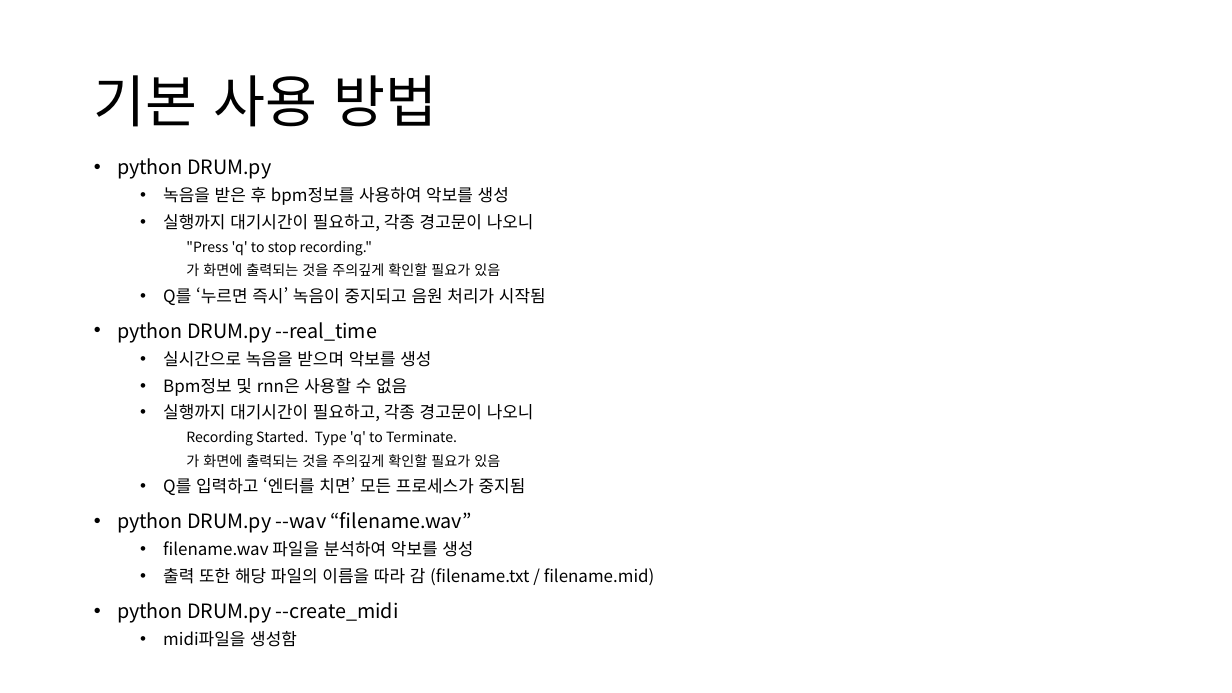
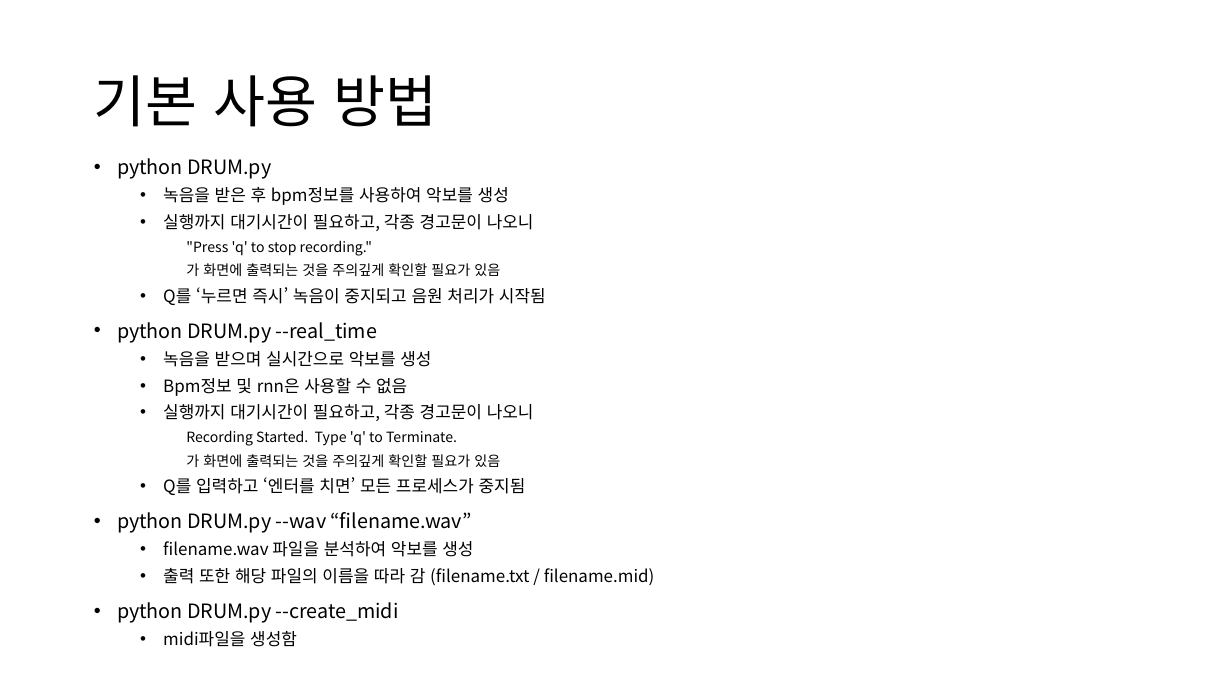
Before and after one commit to cid2rrrr/DRUMMM, a slide deck: slide 5 of 청음지능 인수인계.pptx. Drawn at 1232x693 pixels with LibreOffice and Linux fonts; fonts in the diff are those of the drawing. Boxes give left, top, right and bottom in pixels: in the first picture for what was removed or moved away, otherwise in the second. Text is boxed around its words. In the diff, an @@ line names an element or a change of style, - is before the commit and + after.

```diff
--- a/청음지능 인수인계.pptx
+++ b/청음지능 인수인계.pptx
@@ text at (163,351,431,367): text changed @@
-  • 실시간으로 녹음을 받으며 악보를 생성
+  • 녹음을 받으며 실시간으로 악보를 생성
```
Also in this commit, not shown: 2 other slides changed.
